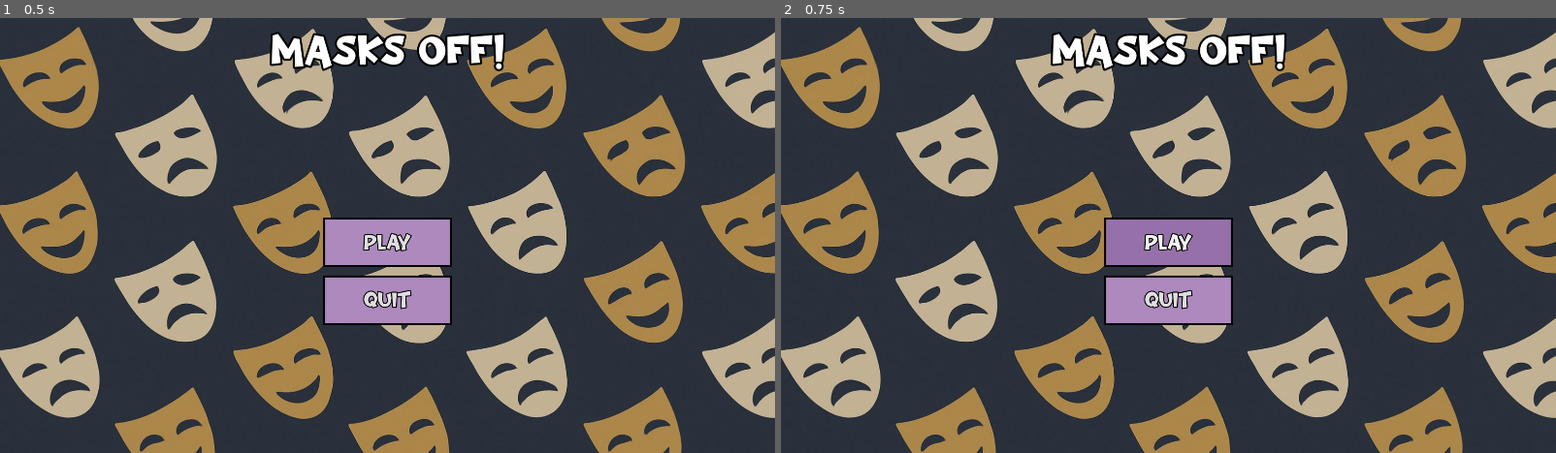
Above: before the commit, frames 1-2 (left to right).
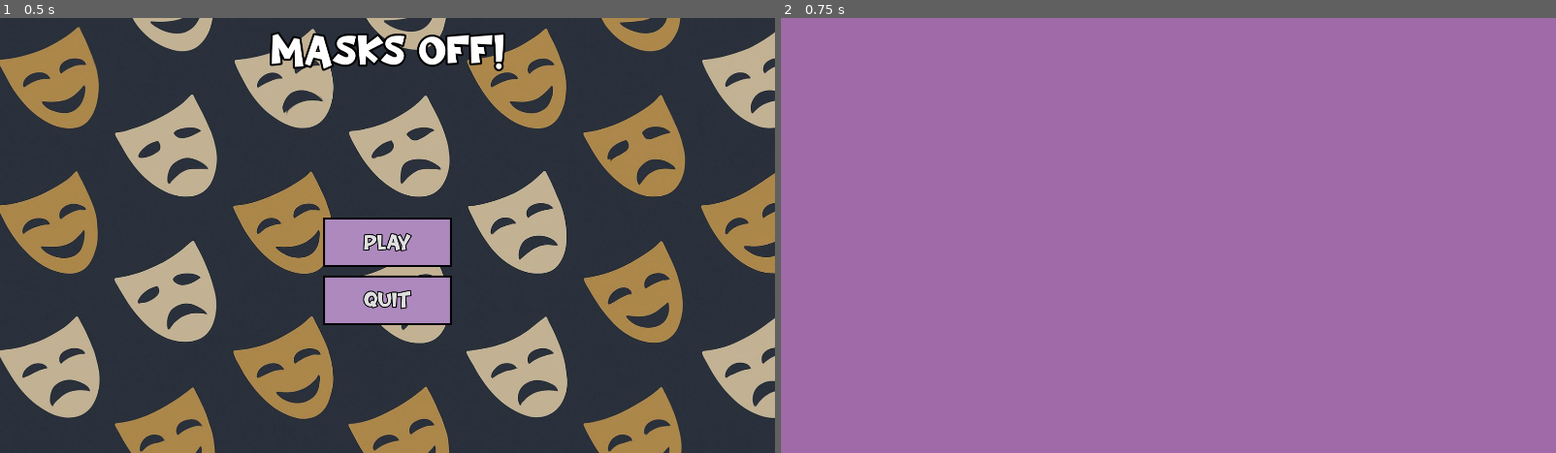
Above: after the commit, the same moments.

Repository: Mrizzi-96/global-game-jam-2026
Game: Godot game, scene res://MainMenu/main_menu.tscn
Same seed, same stepped clock (60 frames per second), same inputs: the game is played once before the commit and once after it. Before the commit the project has no main scene; this scene is started directly in both runs.
Inputs:
- Up to frame 1 (0.5 s): no input
- Up to frame 2 (0.75 s): click "PLAY" at 0.5 s

Frame 1 is identical in both runs. In frame 2, 98% of the frame differs, in the area x 0-100%, y 0-100%.

Commit message:
feat(): add main game scene and logic to buttons in main menu

Diff:
--- /dev/null
+++ b/ggj-2026/Game/game.tscn
@@ -0,0 +1,8 @@
+[gd_scene format=3 uid="uid://io3piuiaqwig"]
+
+[node name="Game" type="Node2D" unique_id=891621899]
+
+[node name="ColorRect" type="ColorRect" parent="." unique_id=1537328845]
+offset_right = 1920.0
+offset_bottom = 1080.0
+color = Color(0.69411767, 0.44313726, 0.73333335, 0.81960785)
--- /dev/null
+++ b/ggj-2026/MainMenu/main_menu.gd
@@ -0,0 +1,10 @@
+extends Control
+
+var game_scene = "uid://io3piuiaqwig"
+
+func _on_play_button_up() -> void:
+	get_tree().change_scene_to_file(game_scene)
+
+
+func _on_quit_button_up() -> void:
+	get_tree().quit()
--- a/ggj-2026/MainMenu/main_menu.tscn
+++ b/ggj-2026/MainMenu/main_menu.tscn
@@ -1,5 +1,6 @@
 [gd_scene format=3 uid="uid://ca301koyojh5p"]
 
+[ext_resource type="Script" uid="uid://c8vxpmln2hyh8" path="res://MainMenu/main_menu.gd" id="1_ajn5b"]
 [ext_resource type="Texture2D" uid="uid://btfkpt7pf8mf" path="res://MainMenu/Assets/AI_main_menu_bg.jpeg" id="1_nhkf3"]
 [ext_resource type="FontFile" uid="uid://wa5g4dy6devl" path="res://MainMenu/Assets/NightClown-L3lZn.ttf" id="2_3w4mj"]
 [ext_resource type="Theme" uid="uid://dqbdqyxqdlm7y" path="res://MainMenu/Themes/main_menu.tres" id="3_5de1l"]
@@ -19,6 +20,7 @@
 anchor_bottom = 1.0
 grow_horizontal = 2
 grow_vertical = 2
+script = ExtResource("1_ajn5b")
 
 [node name="background" type="TextureRect" parent="." unique_id=622300512]
 modulate = Color(1, 1, 1, 0.72156864)
@@ -74,3 +76,6 @@
 layout_mode = 2
 theme = ExtResource("3_5de1l")
 text = "QUIT"
+
+[connection signal="button_up" from="CenterContainer/VBoxContainer/Play" to="." method="_on_play_button_up"]
+[connection signal="button_up" from="CenterContainer/VBoxContainer/Quit" to="." method="_on_quit_button_up"]
--- a/ggj-2026/project.godot
+++ b/ggj-2026/project.godot
@@ -11,6 +11,7 @@
 [application]
 
 config/name="GGJ2026"
+run/main_scene="uid://ca301koyojh5p"
 config/features=PackedStringArray("4.6", "Mobile")
 config/icon="res://icon.svg"
 
Not shown, added: ggj-2026/MainMenu/main_menu.gd.uid
